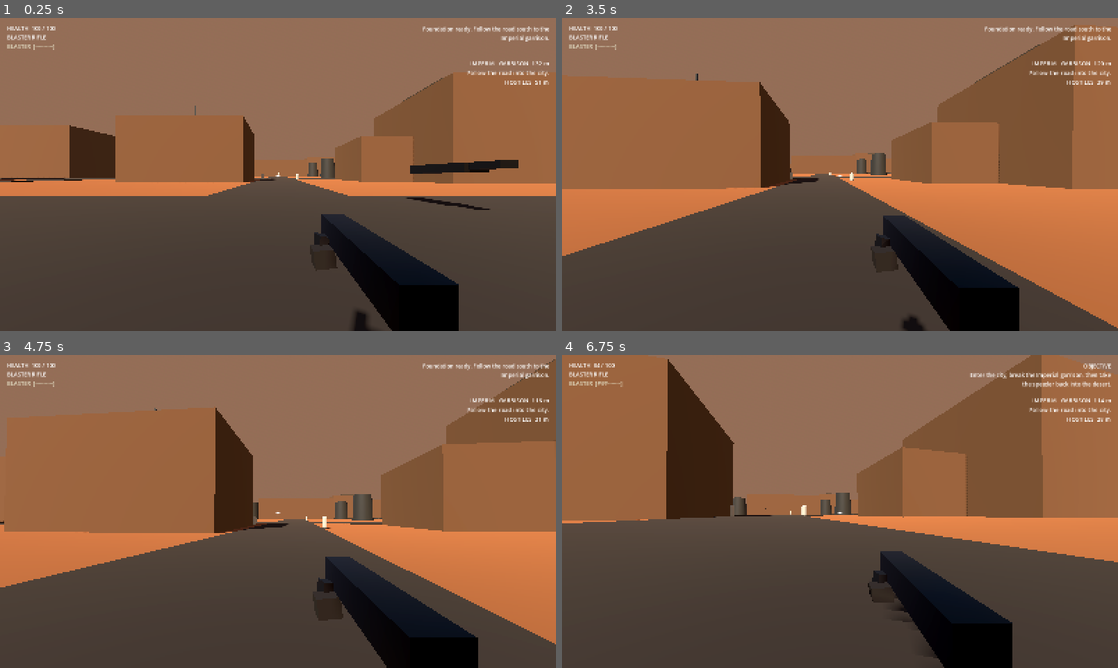
Above: before the commit, frames 1-4 (two rows, left to right).
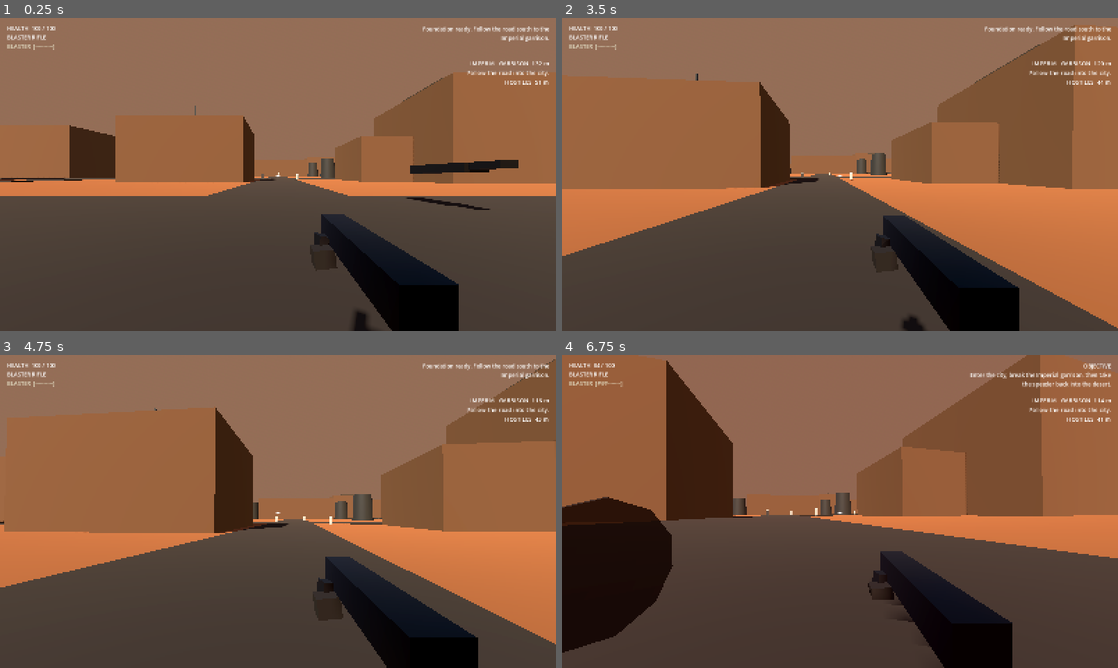
Above: after the commit, the same moments.

Repository: Deputy1389/far-horizon
Game: Godot game, scene res://game/scenes/main.tscn
Same seed, same stepped clock (60 frames per second), same inputs: the game is played once before the commit and once after it.
Inputs (mouse positions are in pixels of both pictures, inside the frame that each line leads up to):
- Up to frame 1 (0.25 s): no input
- Up to frame 2 (3.5 s): tap Enter at 0.5 s; move the mouse to (867, 174) at 0.52 s; hold Right mouse button (aim) 0.53-1.28 s; hold W (move_forward) from 0.53 s (still down); tap Space (jump) at 0.77, 1.52, 3.02 s; click (867, 174) at 0.8 s; move the mouse to (812, 174) at 1.27 s; click (812, 174) at 1.35 s; tap Shift (sprint) at 1.55 s; move the mouse to (851, 168) at 2.02 s; hold Shift (sprint) 2.03-2.78 s; right-click (851, 168) at 2.3 s; move the mouse to (834, 180) at 2.77 s; right-click (834, 180) at 2.85 s; click (834, 180) at 3.05 s
- Up to frame 3 (4.75 s): keep holding W (move_forward); move the mouse to (316, 514) at 3.52 s; hold Shift (sprint) 3.53-4.28 s; tap C (crouch) at 3.6 s; tap Space (jump) at 3.77, 4.52 s; move the mouse to (233, 508) at 4.27 s; click (233, 508) at 4.35 s; right-click (233, 508) at 4.55 s
- Up to frame 4 (6.75 s): move the mouse to (845, 511) at 5.02 s; press the mouse at (845, 511) at 5.03 s; tap E (interact) at 5.1 s; move the mouse to (817, 505) at 5.77 s; release W (move_forward) at 5.78 s; release the mouse at (817, 505) at 5.78 s; hold D (move_right) 5.78-6.53 s; tap Z (prone) at 5.85 s; tap Space (jump) at 6.02 s; tap Shift (sprint) at 6.05 s; move the mouse to (867, 511) at 6.52 s; hold W (move_forward) from 6.53 s (still down); hold Shift (sprint) from 6.53 s (still down)

The runs differ from the first frame. In frame 2, less than 0.1% of the frame differs, in the area x 41-98%, y 20-52%; in frame 3, less than 0.1%; in frame 4, 8.8%, in the area x 0-100%, y 0-97%.

Commit message:
ai: prioritize stop-aim-fire combat over perpetual rushing

Diff:
--- a/game/scripts/ai/enemy_soldier.gd
+++ b/game/scripts/ai/enemy_soldier.gd
@@ -4,7 +4,7 @@
 signal killed(soldier: EnemySoldier)
 
 @export var maximum_health := 100.0
-@export var move_speed := 3.9
+@export var move_speed := 3.35
 @export var engage_distance := 62.0
 @export var preferred_distance := 22.0
 
@@ -219,116 +219,123 @@
 		lost_sight_timer += delta
 
 	combat_action_timer -= delta
-	if combat_action_timer <= 0.0:
-		combat_action_timer = rng.randf_range(1.15, 2.1)
+
+	# Shooter-first behavior: when a trooper has a clean shot at useful range,
+	# its default action is to STOP, AIM, and FIRE. Movement is a short action
+	# between bursts, not a permanent state. This avoids the old "sprint at the
+	# player forever and never become settled enough to shoot" failure mode.
+	var useful_firing_range := has_los and distance >= 8.0 and distance <= 50.0
+	if burst_remaining > 0 and useful_firing_range:
+		combat_move_mode = 0
+	elif combat_action_timer <= 0.0:
+		squad_manager.release_cover(self)
 		strafe_sign = -1.0 if rng.randf() < 0.5 else 1.0
-		squad_manager.release_cover(self)
 
 		if not has_los:
-			# Search toward the last sighting instead of blindly charging the player.
 			combat_move_mode = 5
-		elif distance < 10.5:
-			# Create space aggressively if the player rushes us.
+			combat_action_timer = rng.randf_range(0.9, 1.4)
+		elif distance < 8.0:
 			combat_move_mode = 6
-		elif under_fire_timer > 0.0 or health < maximum_health * 0.52:
+			combat_action_timer = rng.randf_range(0.55, 0.9)
+		elif under_fire_timer > 0.0:
 			cover_target = _find_cover_target()
-			combat_move_mode = 4 if cover_target != Vector3.ZERO else 1
+			if cover_target != Vector3.ZERO:
+				combat_move_mode = 4
+				combat_action_timer = rng.randf_range(0.7, 1.15)
+			else:
+				# If there is no meaningful cover, return fire instead of doing
+				# a pointless sideways dodge every time a bolt lands.
+				combat_move_mode = 0
+				combat_action_timer = rng.randf_range(0.45, 0.75)
 		elif post_burst_reposition_timer > 0.0:
-			# Shoot, move, shoot. Don't become a stationary turret after every burst.
-			combat_move_mode = 1 if rng.randf() < 0.7 else 2
-		elif squad_role == "suppress":
-			# Suppressors mostly anchor the fight and create firing windows.
-			combat_move_mode = 0 if distance <= preferred_distance + 10.0 else 3
-		elif squad_role == "flank_left":
-			combat_move_mode = 7
-			flank_commit_timer = rng.randf_range(1.2, 2.4)
-		elif squad_role == "flank_right":
-			combat_move_mode = 8
-			flank_commit_timer = rng.randf_range(1.2, 2.4)
-		elif distance > preferred_distance + 10.0:
+			if squad_role == "flank_left":
+				combat_move_mode = 7
+			elif squad_role == "flank_right":
+				combat_move_mode = 8
+			else:
+				combat_move_mode = 1
+			combat_action_timer = rng.randf_range(0.55, 0.95)
+		elif useful_firing_range:
+			combat_move_mode = 0
+			combat_action_timer = rng.randf_range(0.55, 0.95)
+		elif distance > 50.0:
 			combat_move_mode = 3
+			combat_action_timer = rng.randf_range(0.7, 1.15)
 		else:
-			var choice := rng.randf()
-			if choice < 0.48:
-				combat_move_mode = 0
-			elif choice < 0.78:
-				combat_move_mode = 1
-			else:
-				cover_target = _find_cover_target()
-				combat_move_mode = 4 if cover_target != Vector3.ZERO else 2
-
-	# Once a burst starts, commit to the shot sequence instead of sprinting while
-	# firing. This alone makes the enemy read much more like a shooter opponent.
-	if burst_remaining > 0 and has_los:
-		combat_move_mode = 0
+			combat_move_mode = 0
+			combat_action_timer = rng.randf_range(0.5, 0.9)
 
 	var desired := global_position
 	match combat_move_mode:
 		0:
 			desired = global_position
 		1:
-			desired = global_position + side * 6.0 * strafe_sign
+			desired = global_position + side * 4.5 * strafe_sign
 		2:
-			desired = target_position + away * (preferred_distance + rng.randf_range(-2.0, 3.5)) + side * 4.5 * strafe_sign
+			desired = target_position + away * preferred_distance + side * 4.0 * strafe_sign
 		3:
-			desired = target_position + away * maxf(15.0, preferred_distance - 3.0) + side * 2.5 * strafe_sign
+			desired = target_position + away * 38.0 + side * 2.0 * strafe_sign
 		4:
 			desired = cover_target
 		5:
-			desired = last_seen_position + side * 5.5 * strafe_sign
+			desired = last_seen_position + side * 3.5 * strafe_sign
 		6:
-			desired = global_position + away * 8.0 + side * 3.0 * strafe_sign
+			desired = global_position + away * 7.0
 		7:
-			desired = target_position + away * (preferred_distance + 2.0) + side * 13.0
+			desired = target_position + away * 26.0 + side * 8.0
 		8:
-			desired = target_position + away * (preferred_distance + 2.0) - side * 13.0
-
-	if squad_role == "suppress" and combat_move_mode == 2:
-		desired = target_position + away * (preferred_distance + 7.0)
-
-	desired += _squad_separation() * 3.2
+			desired = target_position + away * 26.0 - side * 8.0
+
+	desired += _squad_separation() * 2.0
 	var move_direction := desired - global_position
 	move_direction.y = 0.0
-	var wants_to_move := move_direction.length() > 1.25 and burst_remaining <= 0
+	var wants_to_move := combat_move_mode != 0 and move_direction.length() > 1.15 and burst_remaining <= 0
+
 	if wants_to_move:
 		move_direction = _avoid_obstacle(move_direction.normalized())
-		var combat_speed := move_speed * 0.82
-		if combat_move_mode in [3, 5, 7, 8]:
+		var combat_speed := move_speed * 0.72
+		if combat_move_mode in [3, 5]:
 			combat_speed = move_speed
+		elif combat_move_mode in [7, 8]:
+			combat_speed = move_speed * 0.84
 		elif combat_move_mode == 6:
-			combat_speed = move_speed * 0.9
-		velocity.x = move_toward(velocity.x, move_direction.x * combat_speed, move_speed * 6.5 * delta)
-		velocity.z = move_toward(velocity.z, move_direction.z * combat_speed, move_speed * 6.5 * delta)
+			combat_speed = move_speed * 0.92
+		velocity.x = move_toward(velocity.x, move_direction.x * combat_speed, move_speed * 7.0 * delta)
+		velocity.z = move_toward(velocity.z, move_direction.z * combat_speed, move_speed * 7.0 * delta)
 	else:
-		velocity.x = move_toward(velocity.x, 0.0, move_speed * 10.0 * delta)
-		velocity.z = move_toward(velocity.z, 0.0, move_speed * 10.0 * delta)
+		velocity.x = move_toward(velocity.x, 0.0, move_speed * 12.0 * delta)
+		velocity.z = move_toward(velocity.z, 0.0, move_speed * 12.0 * delta)
+		if combat_move_mode != 0 and move_direction.length() <= 1.15:
+			combat_move_mode = 0
+			combat_action_timer = 0.0
 
 	var face_position := target_position if has_los else last_seen_position
 	var face := face_position - global_position
 	face.y = 0.0
 	if face.length_squared() > 0.1:
 		var desired_yaw := atan2(-face.x, -face.z)
-		rotation.y = lerp_angle(rotation.y, desired_yaw, 1.0 - exp(-delta * 9.0))
+		rotation.y = lerp_angle(rotation.y, desired_yaw, 1.0 - exp(-delta * 11.0))
 
 	var planar_speed := Vector2(velocity.x, velocity.z).length()
-	if has_los and planar_speed < 0.75:
+	if useful_firing_range and combat_move_mode == 0 and planar_speed < 0.6:
 		aim_settle_timer += delta
 	else:
 		aim_settle_timer = 0.0
+
 	if (
-		has_los
+		useful_firing_range
 		and reaction_timer <= 0.0
-		and distance < engage_distance
-		and distance > 5.0
-		and planar_speed < 0.9
-		and aim_settle_timer >= 0.16
+		and combat_move_mode == 0
+		and planar_speed < 0.65
+		and aim_settle_timer >= 0.10
 		and fire_cooldown <= 0.0
 	):
 		_fire_at_target(distance)
 
-	if not has_los and lost_sight_timer > 5.5:
+	if not has_los and lost_sight_timer > 4.0:
 		target = null
 		burst_remaining = 0
+		squad_manager.release_fire_slot(self)
 		_choose_patrol_target()
 
 func _fire_at_target(distance: float) -> void:
@@ -393,7 +400,7 @@
 		return
 	health -= amount
 	hit_stun = 0.11
-	under_fire_timer = 2.2
+	under_fire_timer = 0.8
 	combat_action_timer = 0.0
 	visual_root.rotation.x = deg_to_rad(-5.0)
 	if source is Node3D:
@@ -514,12 +521,12 @@
 	if planar_speed < 0.25:
 		_set_animation("idle")
 		animation_player.speed_scale = 1.0
-	elif target != null and is_instance_valid(target):
+	elif planar_speed < move_speed * 0.82:
+		_set_animation("walk")
+		animation_player.speed_scale = clampf(planar_speed / maxf(move_speed * 0.62, 0.1), 0.78, 1.12)
+	else:
 		_set_animation("run")
-		animation_player.speed_scale = clampf(planar_speed / maxf(move_speed, 0.1), 0.8, 1.25)
-	else:
-		_set_animation("walk")
-		animation_player.speed_scale = clampf(planar_speed / maxf(move_speed * 0.55, 0.1), 0.75, 1.2)
+		animation_player.speed_scale = clampf(planar_speed / maxf(move_speed, 0.1), 0.82, 1.08)
 
 func _set_animation(requested: String) -> void:
 	if animation_player == null or active_animation == requested:
